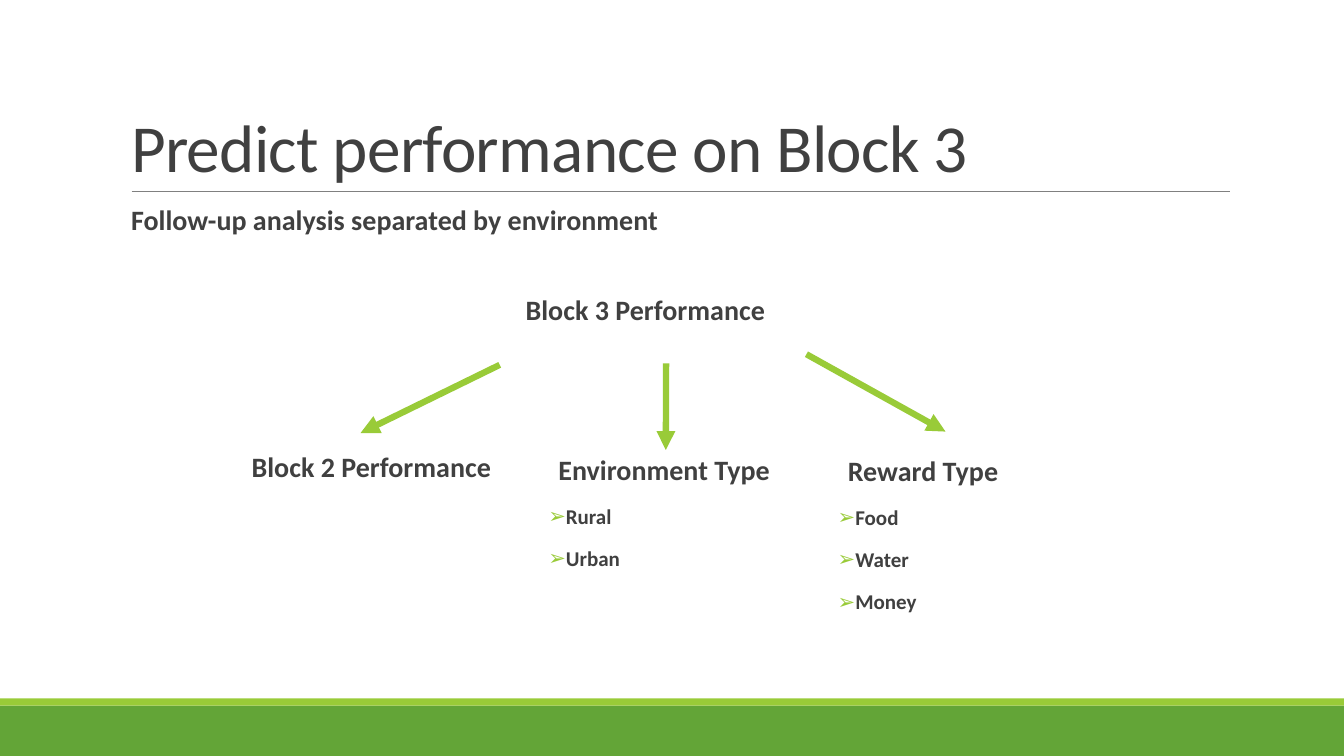
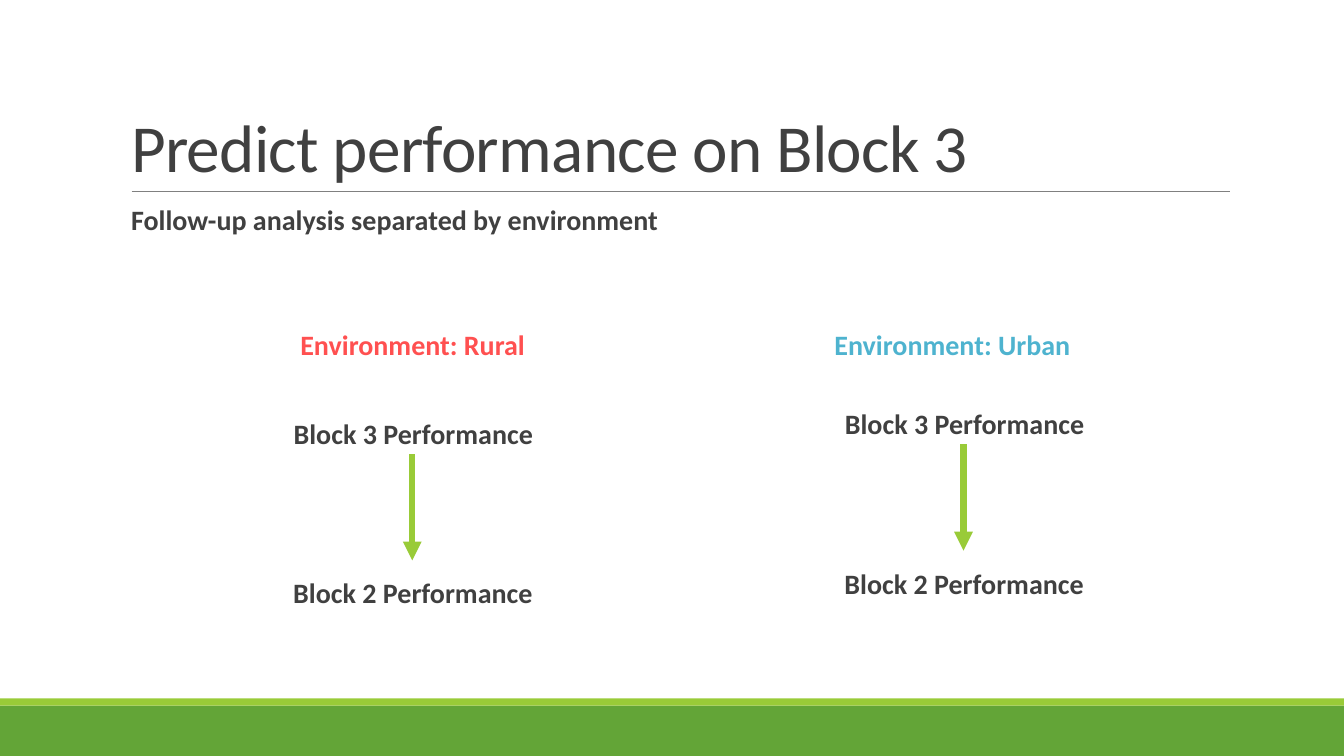
Before and after one commit to psychhack2019/teamsewz_navproject, a slide deck: slide 5 of PsychHack2019_Team SEWZ.pptx. Drawn at 1344x756 pixels with LibreOffice and Linux fonts; fonts in the diff are those of the drawing. Boxes give left, top, right and bottom in pixels: in the first picture for what was removed or moved away, otherwise in the second. Text is boxed around its words. In the diff, an @@ line names an element or a change of style, - is before the commit and + after.

```diff
--- a/PsychHack2019_Team SEWZ.pptx
+++ b/PsychHack2019_Team SEWZ.pptx
@@ text at box(300, 335, 525, 355): text changed; text colour #404040 to #FF5050 @@
-  Environment Type
-➢ Rural
-➢ Urban
+Environment: Rural
@@ arrow removed from (807, 354) to (946, 432) @@
@@ text added at box(834, 335, 1070, 355), 20 pt, text #4EB3CF, bold @@
+Environment: Urban
@@ text "Block 3 Performance": place and size @@
-text "Block 3 Performance" at box(526, 300, 765, 320)
+text "Block 3 Performance" at box(294, 424, 533, 444)
@@ text added at box(845, 414, 1085, 434), 20 pt, text #404040, bold @@
+  Block 3 Performance
@@ arrow moved from (666, 364) - (666, 450) to (964, 445) - (964, 551) @@
@@ arrow moved from (500, 365) - (361, 434) to (412, 455) - (412, 561) @@
@@ text removed at box(848, 461, 998, 613) @@
-  Reward Type
-➢ Food
-➢ Water
-➢ Money
@@ text "Block 2 Performance": place and size @@
-text "Block 2 Performance" at box(252, 457, 491, 477)
+text "Block 2 Performance" at box(293, 583, 533, 603)
@@ text added at box(844, 574, 1084, 594), 20 pt, text #404040, bold @@
+  Block 2 Performance
```
Also in this commit, not shown: 3 other slides changed, 1 slide added.
